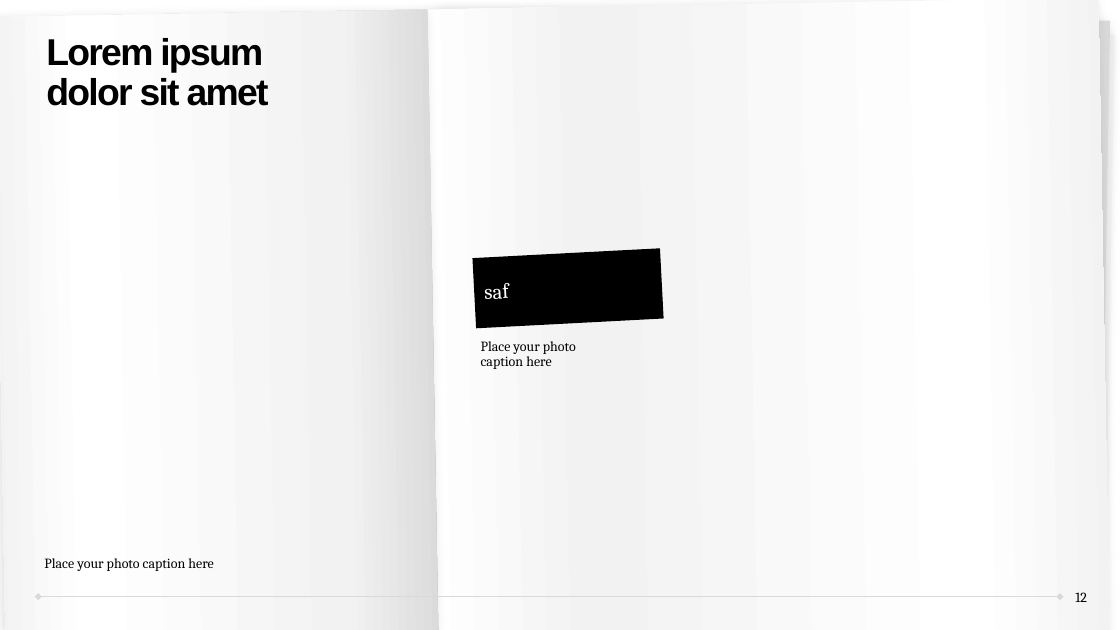
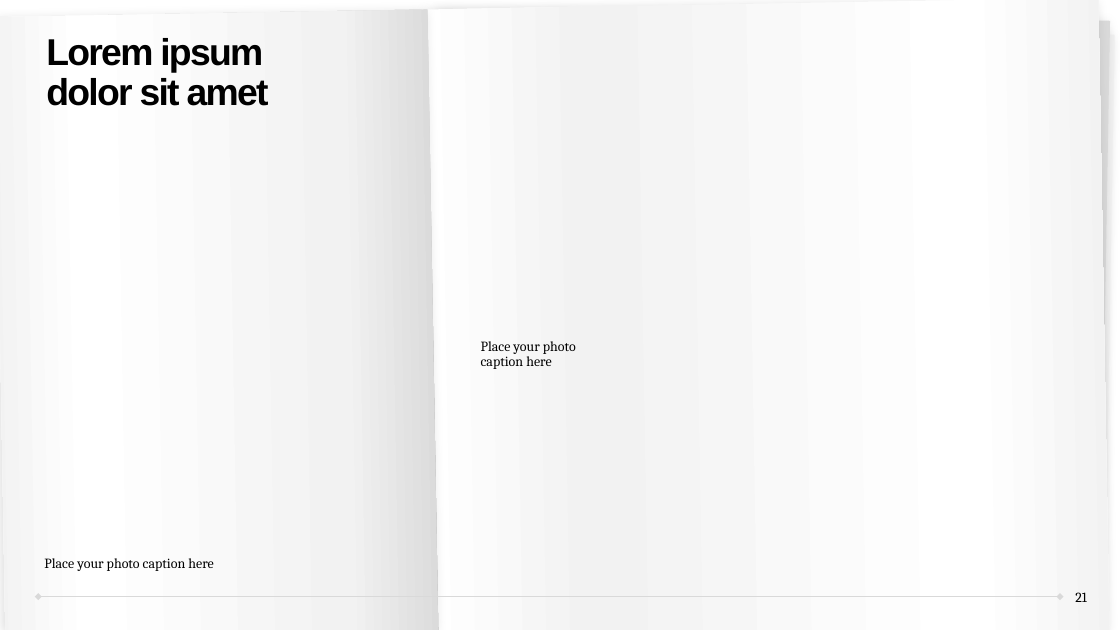
Before and after one commit to sibineejokela/Google_Analytics, a slide deck: slide 21 of Google_Analytics_ZJPhotography.pptx (slide 12 before the commit). Drawn at 1120x630 pixels with LibreOffice and Linux fonts; fonts in the diff are those of the drawing. Boxes give left, top, right and bottom in pixels: in the first picture for what was removed or moved away, otherwise in the second. Text is boxed around its words. In the diff, an @@ line names an element or a change of style, - is before the commit and + after.

```diff
--- a/Google_Analytics_ZJPhotography.pptx
+++ b/Google_Analytics_ZJPhotography.pptx
@@ text removed at [472,248,664,328] @@
-saf
@@ page number at [1075,592,1087,602]: text changed @@
-12
+21
```
Also in this commit, not shown: 1 other slide changed, 10 slides added, 1 slide removed, 25 other files.
